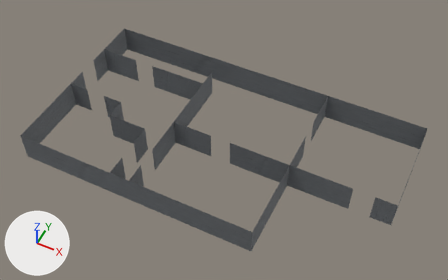
The OBJ model DirectXGame/Resources/Stage/Stage.obj, before and after one commit.
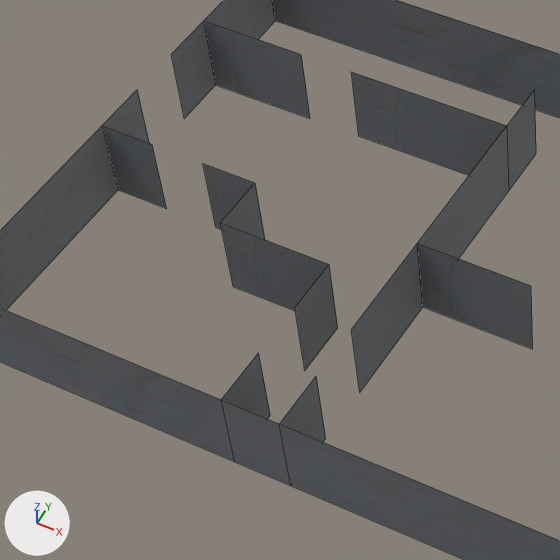
Old and new are each drawn whole from a camera (50 mm lens) standing at (11.4, -79.1, 92.6) and looking at (-24.4, -7.7, 3.4) and again close up on the part from 8% to 49% of the width and 15% to 80% of the height. Arrows for +X, +Y and +Z are at lower left; the lights stay in place. The close-ups show mesh edges as thin lines. Where no turn or scale is listed for an object, it has been applied to the vertices.

Names of what the first close-up shows: '立方体.005', '立方体.006', '立方体.007', '立方体.009', '立方体.011', '立方体.012', '立方体.013', '立方体.014', '立方体.015', '立方体.016', '立方体.017', '立方体.018', '立方体.019', '立方体.020'.
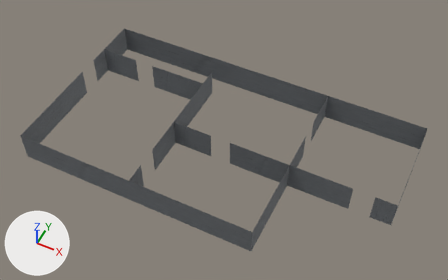
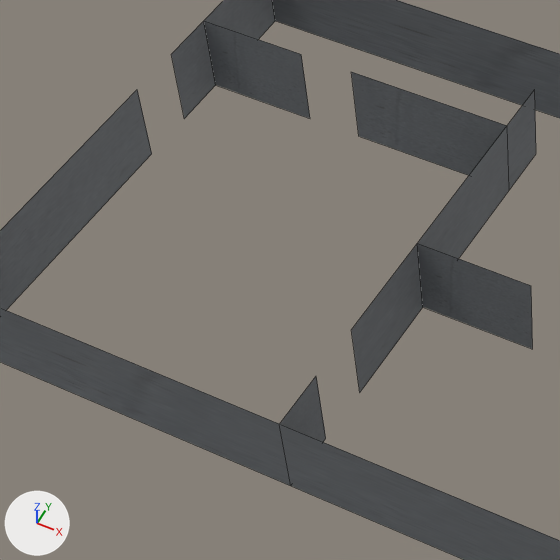
Location of each change, (x1, y1, x2, y2) in pixels of the close-ups (560 x 560 px):
'立方体.013', deleted
    before: (221, 223, 329, 311)
'立方体.016', deleted
    before: (102, 126, 167, 209)
'立方体.012', deleted
    before: (295, 265, 338, 370)
'立方体.015', deleted
    before: (203, 164, 265, 237)
'立方体.011', deleted
    before: (221, 353, 270, 419)
'立方体.014', deleted
    before: (221, 184, 265, 240)

What changed in the scene script:
```text
Remove ob_立方体_011:
    ob_立方体_011 = bpy.data.objects.new('立方体.011', me_立方体_011)
    ob_立方体_011.location = (0.0, 0.0, 0.0)
Remove ob_立方体_012:
    ob_立方体_012 = bpy.data.objects.new('立方体.012', me_立方体_012)
    ob_立方体_012.location = (0.0, 0.0, 0.0)
Remove ob_立方体_013:
    ob_立方体_013 = bpy.data.objects.new('立方体.013', me_立方体_013)
    ob_立方体_013.location = (0.0, 0.0, 0.0)
Remove ob_立方体_014:
    ob_立方体_014 = bpy.data.objects.new('立方体.014', me_立方体_014)
    ob_立方体_014.location = (0.0, 0.0, 0.0)
Remove ob_立方体_015:
    ob_立方体_015 = bpy.data.objects.new('立方体.015', me_立方体_015)
    ob_立方体_015.location = (0.0, 0.0, 0.0)
Remove ob_立方体_016:
    ob_立方体_016 = bpy.data.objects.new('立方体.016', me_立方体_016)
    ob_立方体_016.location = (0.0, 0.0, 0.0)
```
